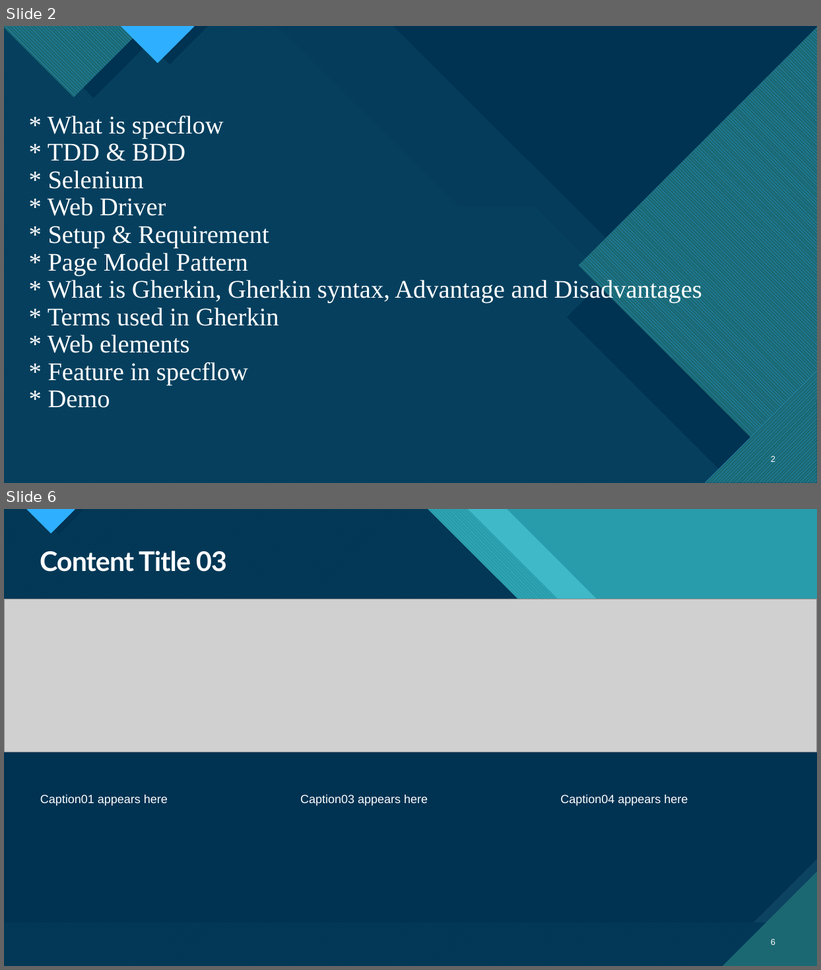
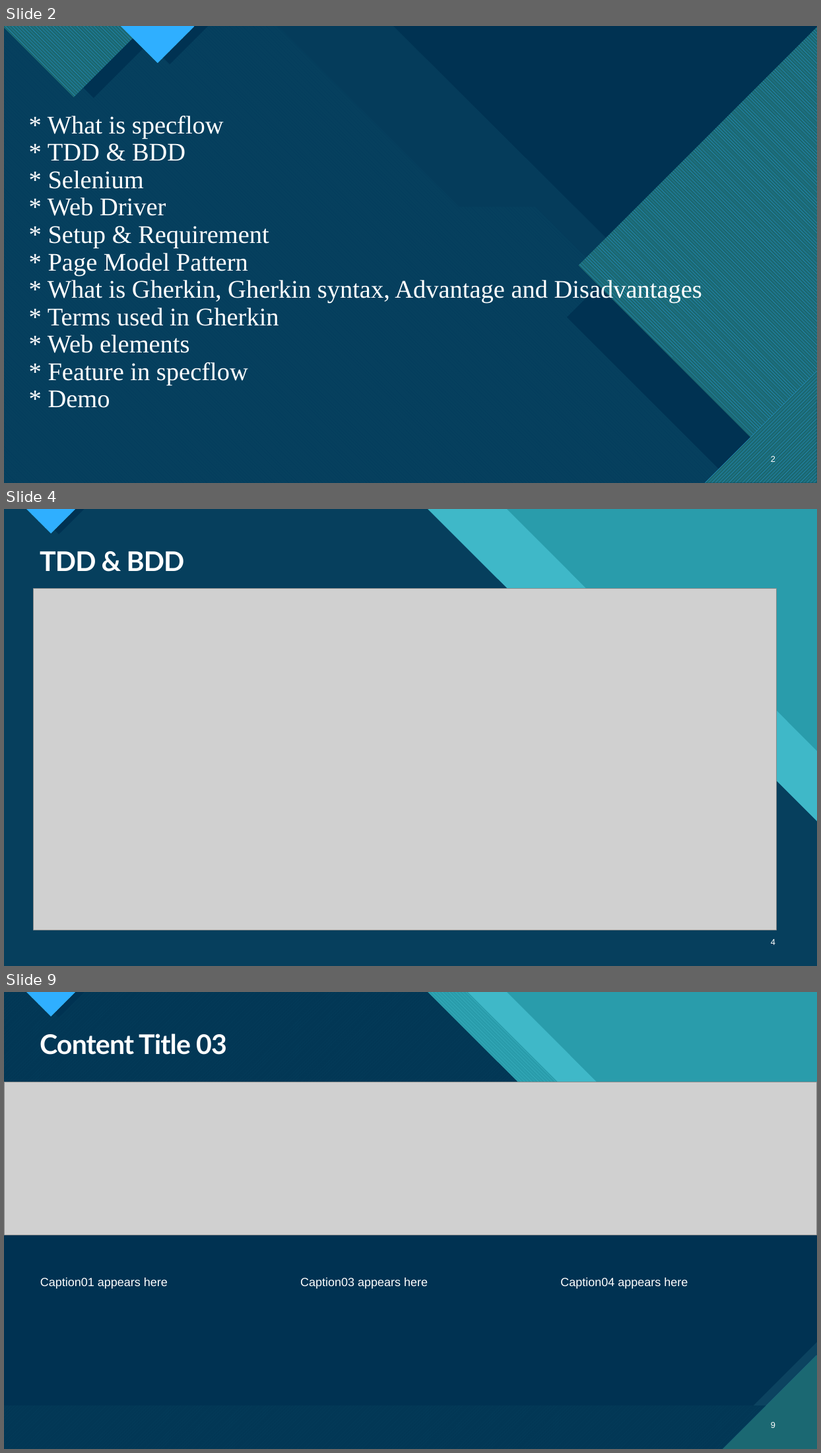
Before and after one commit to ngohungphuc/Presentation, a slide deck: Selenium/Specflow/Web Automation Test with Specflow.pptx. Shown one above the other, each under a label of ours: slides 2 and 6 before the commit, slides 2, 4 and 9 after it; the slides between them are not shown. The pictures are 821x970 and 821x1453 pixels, drawn with LibreOffice and Linux fonts; fonts in the diff are those of the drawing; grey boxes stand for pictures. Boxes give left, top, right and bottom in pixels: in the first picture for what was removed or moved away, otherwise in the second. Text is boxed around its words. In the diff, an @@ line names an element or a change of style, - is before the commit and + after.

```diff
--- a/Selenium/Specflow/Web Automation Test with Specflow.pptx
+++ b/Selenium/Specflow/Web Automation Test with Specflow.pptx
@@ slide 4 added at (x1=4, y1=509, x2=817, y2=966), background #47C3D3; not listed: 14 template elements that a slide beside it also shows @@
@@ title added at (x1=40, y1=551, x2=185, y2=571), 32 pt, text #FFFFFF, bold @@
+TDD & BDD
@@ picture added at (x1=34, y1=588, x2=777, y2=930) @@
@@ page number added at (x1=771, y1=939, x2=776, y2=945), 10 pt, text #FFFFFF @@
+4
@@ what was slide 6 is now slide 9 @@
@@ page number at (x1=771, y1=1422, x2=776, y2=1428): text changed @@
-6
+9
```
Also in this commit, not shown: 3 slides changed, 2 other slides added.
